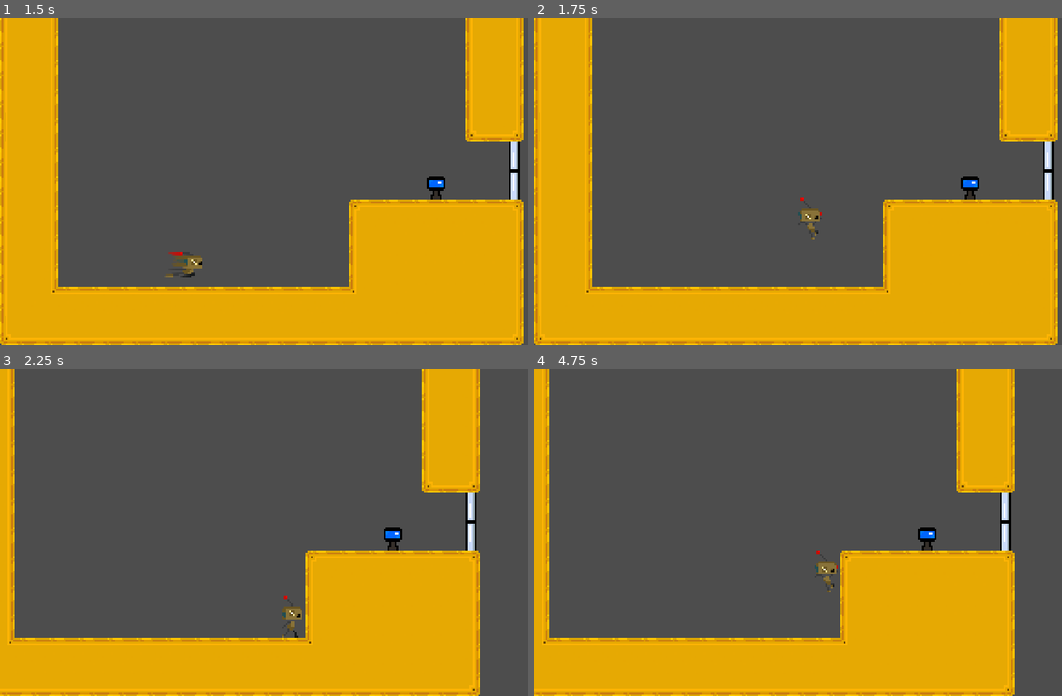
Above: before the commit, frames 1-4 (two rows, left to right).
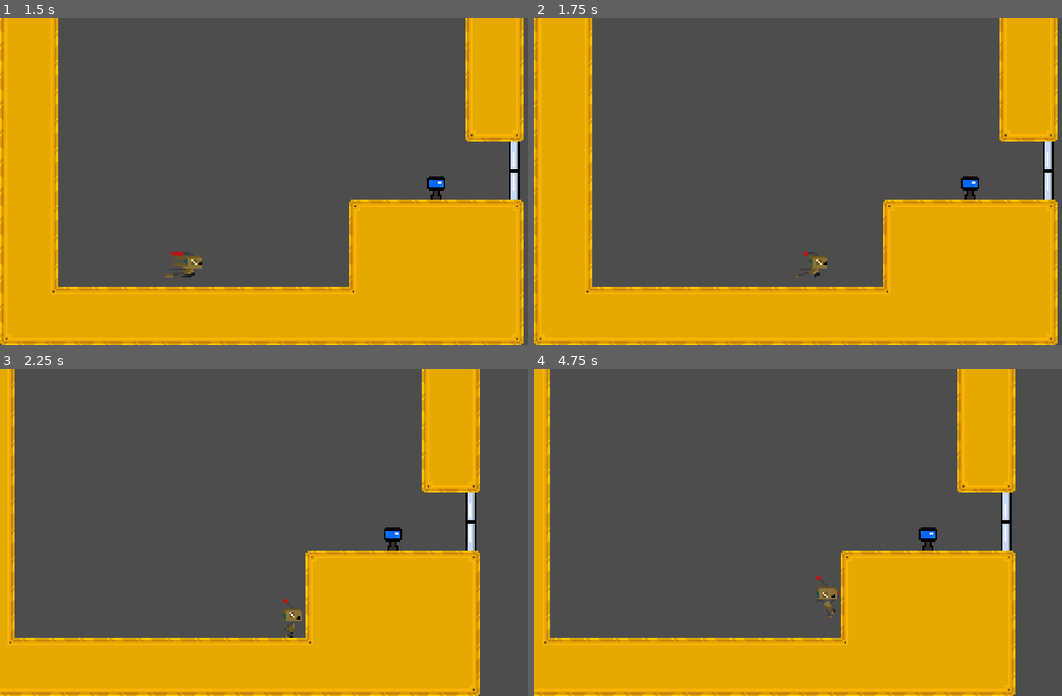
Above: after the commit, the same moments.

Repository: kdreese/gmtk-2024
Game: Godot game, scene res://src/menu/root_menu.tscn
The game is run twice, just before and just after one commit, with the same random seed, the same clock (stepped at 60 frames per second) and the same inputs.
Inputs (mouse positions are in pixels of both pictures, inside the frame that each line leads up to):
- Up to frame 1 (1.5 s): click "Play" at 0.5 s; tap Enter at 1.25 s; move the mouse to (417, 165) at 1.27 s; hold D (move_right) from 1.28 s (still down); tap Shift (dash) at 1.35 s; click (417, 165) at 1.42 s
- Up to frame 2 (1.75 s): keep holding D (move_right); tap Up (jump) at 1.52 s
- Up to frame 3 (2.25 s): keep holding D (move_right); move the mouse to (174, 548) at 2.02 s; tap E (interact) at 2.1 s
- Up to frame 4 (4.75 s): tap Up (jump) at 2.27, 3.77, 4.52 s; move the mouse to (882, 460) at 2.77 s; release D (move_right) at 2.78 s; hold A (move_left) 2.78-3.53 s; tap Shift (dash) at 2.85, 4.35 s; move the mouse to (798, 597) at 3.52 s; hold D (move_right) from 3.53 s (still down); tap E (interact) at 3.6 s; click (798, 597) at 3.67 s; move the mouse to (998, 581) at 4.27 s

Frame 1 is identical in both runs. In frame 2, 0.4% of the frame differs, in the area x 49-56%, y 54-80%; in frame 3, 0.2%; in frame 4, 1.6%, in the area x 0-92%, y 0-100%.
Error before the commit: Invalid access to property or key 'disabled' on a base object of type 'null instance'. (res://src/game/player.gd:180)

Commit message:
Readded character dash collision

Diff:
--- a/src/game/player.tscn
+++ b/src/game/player.tscn
@@ -20,11 +20,18 @@
 [node name="AnimatedSprite2D" type="AnimatedSprite2D" parent="."]
 position = Vector2(0, -12)
 sprite_frames = ExtResource("2_63n2m")
-animation = &"walk"
+animation = &"idle"
+flip_h = true
 
-[node name="CollisionShape2D" type="CollisionShape2D" parent="."]
+[node name="StandingCollisionShape" type="CollisionShape2D" parent="."]
 position = Vector2(0, -12)
 shape = SubResource("CapsuleShape2D_6takb")
+
+[node name="DashingCollisionShape" type="CollisionShape2D" parent="."]
+position = Vector2(0, -12)
+rotation = 1.5708
+shape = SubResource("CapsuleShape2D_6takb")
+disabled = true
 
 [node name="Audio" type="Node" parent="."]
 
Not shown: 2 places in src/levels/level1.tscn that only renumber resources
